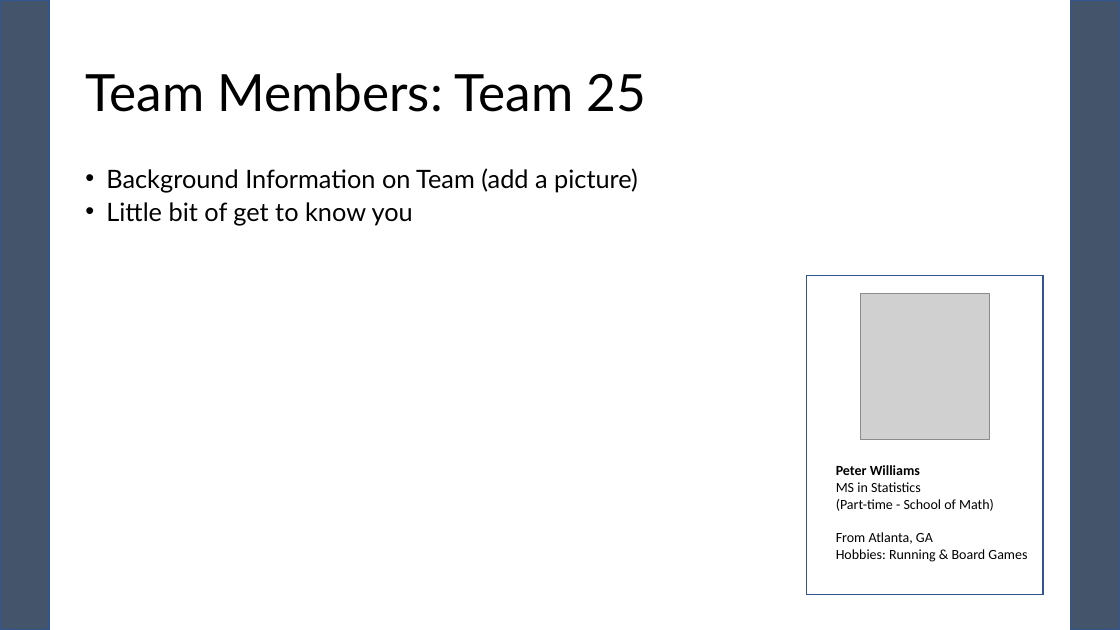
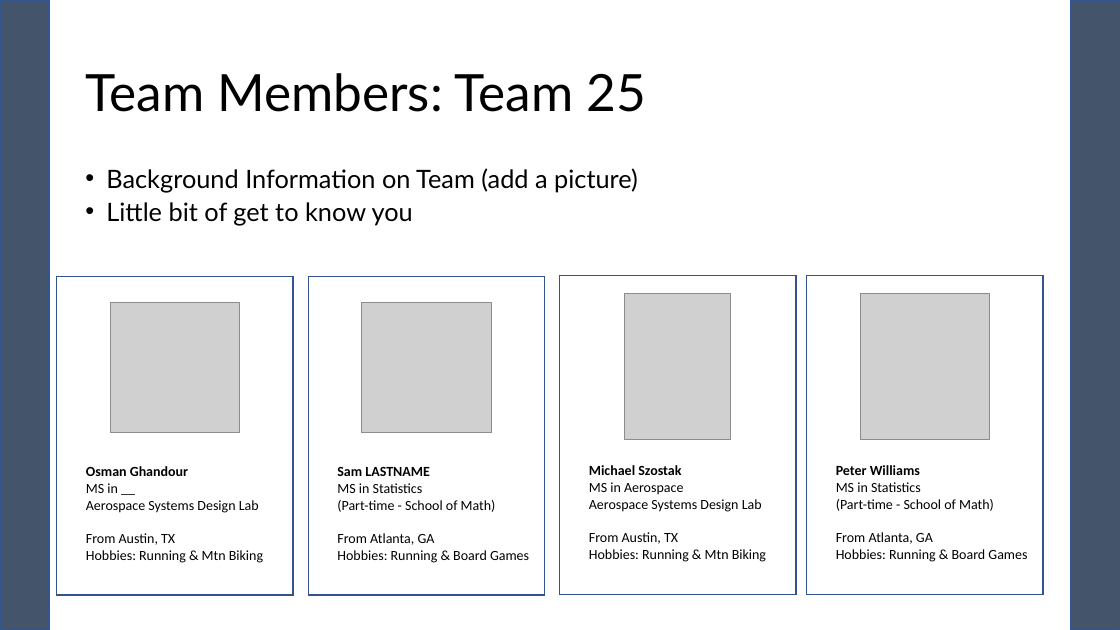
Before and after one commit to pewilliams/regression-mei-team-proj, a slide deck: slide 2 of presentation/Team-25.pptx. Drawn at 1120x630 pixels with LibreOffice and Linux fonts; fonts in the diff are those of the drawing; grey boxes stand for pictures. Boxes give left, top, right and bottom in pixels: in the first picture for what was removed or moved away, otherwise in the second. Text is boxed around its words. In the diff, an @@ line names an element or a change of style, - is before the commit and + after.

Commit message:
Updated PPT

```diff
--- a/presentation/Team-25.pptx
+++ b/presentation/Team-25.pptx
@@ rectangle added at bbox=[57, 276, 293, 595], outline #325491 1 pt @@
@@ rectangle added at bbox=[308, 276, 544, 595], outline #325491 1 pt @@
@@ rectangle added at bbox=[560, 276, 796, 594], outline #325491 1 pt @@
@@ picture added at bbox=[625, 294, 731, 440] @@
@@ picture added at bbox=[110, 302, 239, 432] @@
@@ picture added at bbox=[362, 302, 492, 432] @@
@@ text added at bbox=[86, 466, 263, 563], 12 pt, text #000000 @@
+Osman Ghandour
+MS in __
+Aerospace Systems Design Lab
+From Austin, TX
+Hobbies: Running & Mtn Biking
@@ text added at bbox=[337, 467, 529, 563], 12 pt, text #000000 @@
+Sam LASTNAME
+MS in Statistics
+(Part-time - School of Math)
+From Atlanta, GA
+Hobbies: Running & Board Games
@@ text added at bbox=[589, 465, 766, 562], 12 pt, text #000000 @@
+Michael Szostak
+MS in Aerospace
+Aerospace Systems Design Lab
+From Austin, TX
+Hobbies: Running & Mtn Biking
```
Also in this commit, not shown: 1 other slide changed, 12 slides added, 1 other file.
